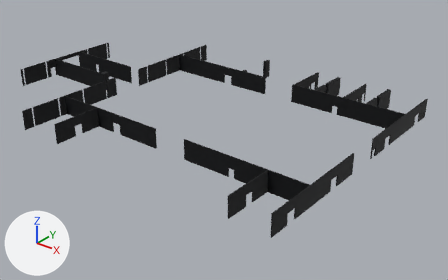
The glTF model godot/assets/models/tt_struct_f1_walls.glb as it was, and as the next commit left it.
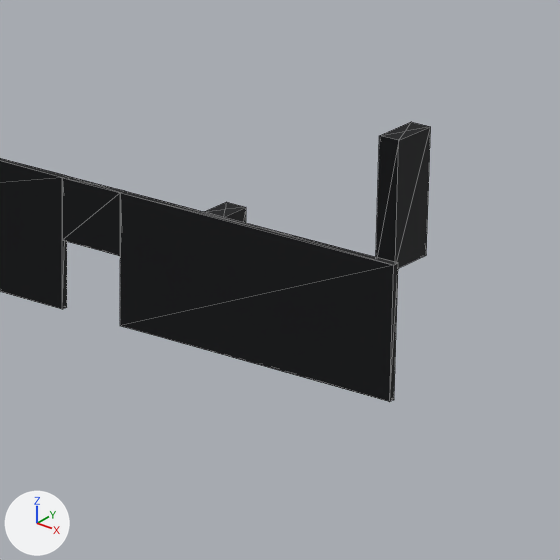
Each version is shown whole from a camera (50 mm lens) standing at (115.0, -127.6, 73.1) and looking at (11.0, 2.4, -7.4), then close up on the part from 48% to 64% of the width and 16% to 41% of the height. Every picture has the same lights, and +X, +Y and +Z are marked at lower left. The last two pictures show the newer version. The close-ups show mesh edges as thin lines. Objects named as collision shapes, trigger or cutter boxes, shadow casters or lower levels of detail are left out. Vertices at exactly the same position are counted once.

Script lines for the objects in view, before the commit:
```python
me_walls_f1 = bpy.data.meshes.new('Walls_F1')
me_walls_f1.from_pydata(...)  # 686 vertices, 1232 faces; spans x -56.7..56.7, y -39.2..39.2, z 0.0..5.7
me_walls_f1.materials.append(mat_tt_carbonslate)
# before: 320 (9.9, 24.5, 0.0) at pixel (389, 401), 321 (9.9, 24.5, 5.7) at pixel (393, 265), 324 (9.9, 24.8, 0.0) at pixel (394, 399), 325 (9.9, 24.8, 5.7) at pixel (398, 262)
ob_walls_f1 = bpy.data.objects.new('Walls_F1', me_walls_f1)
ob_walls_f1.location = (0.0, 0.0, 0.0)
```
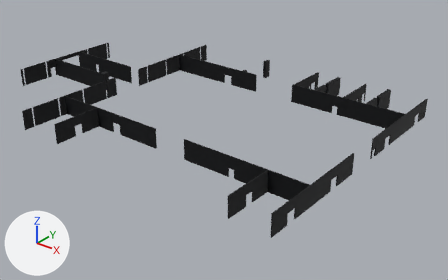
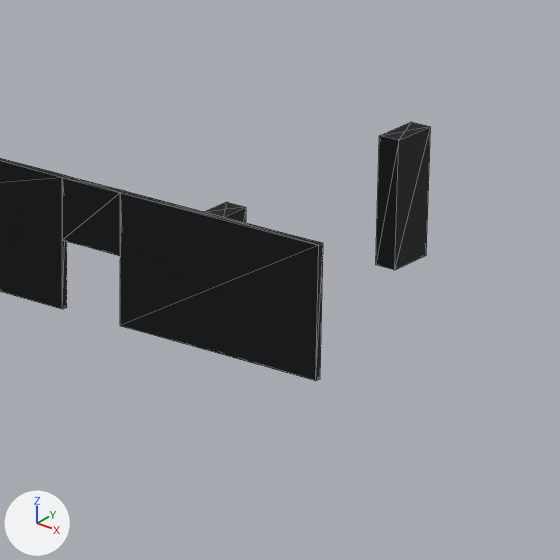
What changed in the scene script:
```text
Change me_walls_f1:
    where me_walls_f1.from_pydata(...)  # 686 vertices, 1232 faces; spans x -56.7..56.7, y -39.2..39.2, z 0.0..5.7
    used by ob_walls_f1; location = (0.0, 0.0, 0.0)
    me_walls_f1 part 1
    add for i in [320, 321, 324, 325]: me_walls_f1.vertices[i].co += Vector((-3.6, 0.0, 0.0))
    me_walls_f1.vertices[326].co: (3.2, 24.6, 0.0) -> (1.4, 24.6, 0.0)
    me_walls_f1.vertices[327].co: (3.2, 24.6, 5.7) -> (1.4, 24.6, 5.7)  # pixel (256, 227) -> pixel (220, 217)
```

Pixel boxes (x1, y1, x2, y2) of what changed, in the close-ups (560 x 560 px; the box of a moved part takes in the faces that stretch with it):
'Walls_F1', reshaped
    before: (0, 122, 431, 402)
    after: (0, 122, 431, 381)
part 1 of me_walls_f1, moved or reshaped
    before: (122, 204, 398, 402)
    after: (122, 204, 323, 381)
